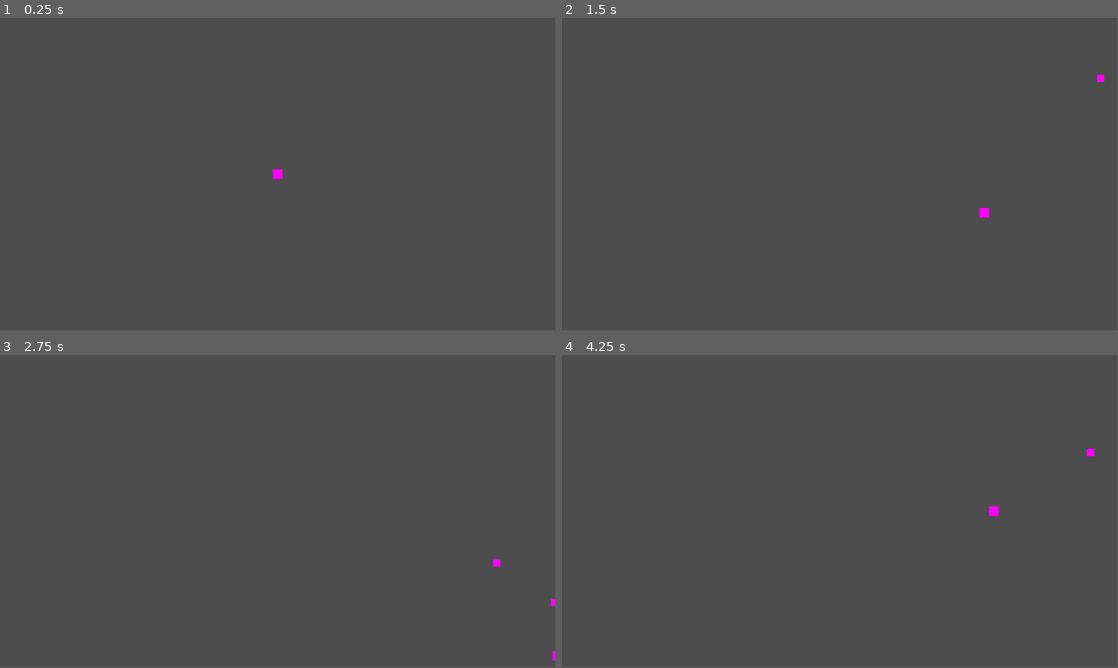
Above: before the commit, frames 1-4 (two rows, left to right).
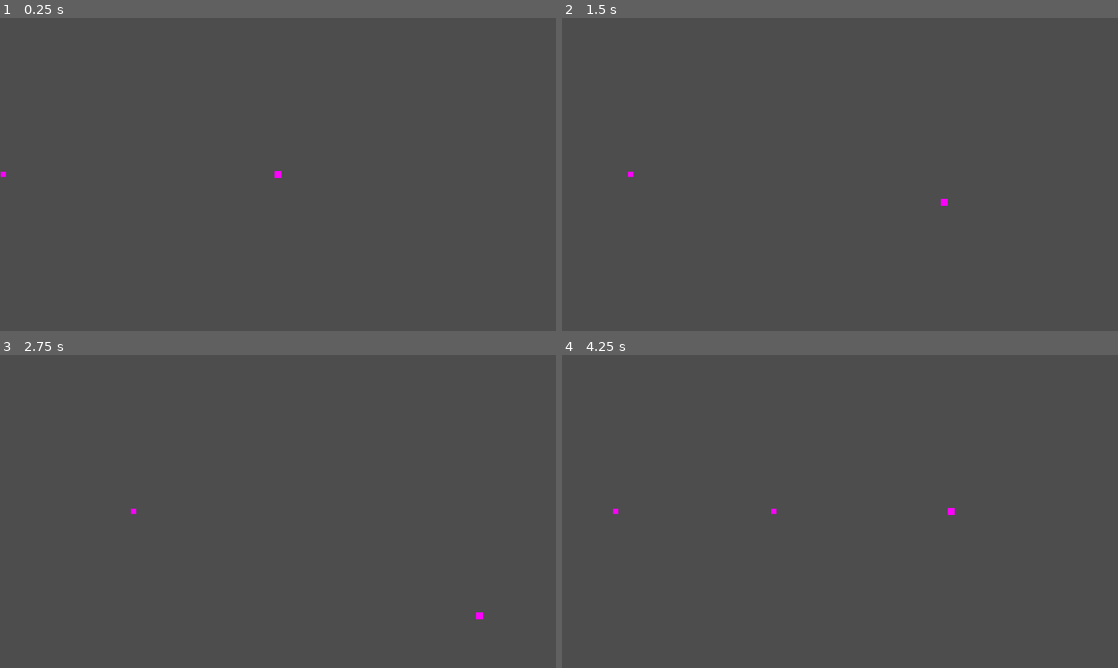
Above: after the commit, the same moments.

Repository: yancouto/psych0
Game: Godot game, scene res://runner.tscn
The game is run twice, just before and just after one commit, with the same random seed, the same clock (stepped at 60 frames per second) and the same inputs. Before the commit the project starts from res://main.tscn.
Inputs:
- Up to frame 1 (0.25 s): no input
- Up to frame 2 (1.5 s): hold D (move_right) 0.53-1.28 s; hold S (move_down) from 1.28 s (still down)
- Up to frame 3 (2.75 s): release S (move_down) at 2.03 s; hold D (move_right) from 2.03 s (still down)
- Up to frame 4 (4.25 s): release D (move_right) at 2.78 s; hold W (move_up) 2.78-3.53 s; hold A (move_left) from 3.53 s (still down)
In our replay, the window is 799x449 before the commit and 800x450 after it. These sizes can differ from the game's own. Grey fills any space a smaller window leaves; there, only what the larger window draws over its background counts as a difference.

The runs differ from the first frame. In frame 1, less than 0.1% of the frame differs, in the area x 0-51%, y 48-52%; in frame 2, 0.1%; in frame 3, 0.1%; in frame 4, 0.2%, in the area x 9-96%, y 30-52%.

Commit message:
Extremely basic level scripting

Diff:
--- /dev/null
+++ b/editor/event.gd
@@ -0,0 +1,24 @@
+class_name Event
+
+class Wait extends Event:
+	var secs: float
+	func _init(t: float):
+		secs = t
+	func trigger(root: Node, dt: float) -> bool:
+		secs -= dt
+		return secs <= 0
+
+class WaitUntilNoEnemies extends Event:
+	pass
+
+class Spawn extends Event:
+	var formation: Formation
+	func _init(f: Formation):
+		formation = f
+	func trigger(root: Node, dt: float) -> bool:
+		return formation.trigger(root, dt)
+
+func trigger(_root: Node, _dt: float) -> bool:
+	# must be implemented
+	assert(false)
+	return false
--- /dev/null
+++ b/editor/formation.gd
@@ -0,0 +1,21 @@
+class_name Formation
+
+class Single extends Formation:
+	#var enemy: String
+	var pos: Vector2
+	var speed: Vector2
+	var radius: float
+	func _init(p: Vector2, s: Vector2, r: float):
+		pos = p
+		speed = s
+		radius = r
+	func trigger(root: Node, dt: float) -> bool:
+		var enemy = preload("res://enemy.tscn").instantiate()
+		# TODO: set radius
+		enemy.start(pos, speed)
+		root.add_child(enemy)
+		return true
+
+func trigger(_root: Node, _dt: float) -> bool:
+	assert(false)
+	return false
--- /dev/null
+++ b/editor/level.gd
@@ -0,0 +1,23 @@
+class_name Level
+
+static var W = 1600
+static var H = 900
+
+var events: Array[Event] = []
+var cur_event: int = 0
+
+func wait_until_no_enemies() -> void:
+	events.append(Event.WaitUntilNoEnemies.new())
+
+func wait(secs: float) -> void:
+	events.append(Event.Wait.new(secs))
+
+func spawn(f: Formation) -> void:
+	events.append(Event.Spawn.new(f))
+
+func next_event() -> Event:
+	if cur_event == events.size():
+		return null
+	else:
+		cur_event += 1
+		return events[cur_event - 1]
--- a/enemy.gd
+++ b/enemy.gd
@@ -9,5 +9,6 @@
 func _process(delta):
 	position += vel * delta
 
+
 func _on_visible_on_screen_notifier_2d_screen_exited():
 	queue_free()
--- /dev/null
+++ b/levels/level1.gd
@@ -0,0 +1,9 @@
+extends Level
+
+func _init():
+	const r = 25
+	const s = 300
+	spawn(Formation.Single.new(Vector2(-r, H/2), Vector2(s/2, 0), r * 1.25))
+	wait(3)
+	spawn(Formation.Single.new(Vector2(-r, H/2), Vector2(s/2, 0), r * 1.25))
+	wait(10)
--- a/player.gd
+++ b/player.gd
@@ -1,7 +1,7 @@
 extends Area2D
 signal hit
 
-@export var speed = 400
+@export var speed := 400
 var screen_size
 
 func _ready():
@@ -25,7 +25,6 @@
 	show()
 	$CollisionShape2D.disabled = false
 
-
 func _on_area_entered(area):
 	print("IVE BEEEN HIT")
 	hide()
--- a/project.godot
+++ b/project.godot
@@ -11,9 +11,15 @@
 [application]
 
 config/name="Psych0"
-run/main_scene="res://main.tscn"
+run/main_scene="res://runner.tscn"
 config/features=PackedStringArray("4.1", "Forward Plus")
 config/icon="res://icon.svg"
+
+[display]
+
+window/size/viewport_width=1600
+window/size/viewport_height=900
+window/stretch/mode="viewport"
 
 [input]
 
--- /dev/null
+++ b/runner.gd
@@ -0,0 +1,14 @@
+extends Node
+
+# Level to run, let's start by hardcoding 1
+var level: Level = preload("res://levels/level1.gd").new()
+var next_event: Event
+
+func _ready() -> void:
+	next_event = level.next_event()
+
+func _process(dt: float) -> void:
+	if next_event != null && next_event.trigger(self, dt):
+		next_event = level.next_event()
+	if next_event == null:
+		$LevelOverText.visible = true
--- /dev/null
+++ b/runner.tscn
@@ -0,0 +1,21 @@
+[gd_scene load_steps=4 format=3 uid="uid://wyi8ts15lueo"]
+
+[ext_resource type="Script" path="res://runner.gd" id="1_224jk"]
+[ext_resource type="PackedScene" uid="uid://dwqfguj644qf2" path="res://player.tscn" id="2_1y6tv"]
+
+[sub_resource type="LabelSettings" id="LabelSettings_kjhy5"]
+font_size = 100
+
+[node name="Level Runner" type="Node2D"]
+script = ExtResource("1_224jk")
+
+[node name="Player" parent="." instance=ExtResource("2_1y6tv")]
+
+[node name="LevelOverText" type="Label" parent="."]
+visible = false
+offset_left = 536.0
+offset_top = 96.0
+offset_right = 1030.0
+offset_bottom = 264.0
+text = "Level over"
+label_settings = SubResource("LabelSettings_kjhy5")
